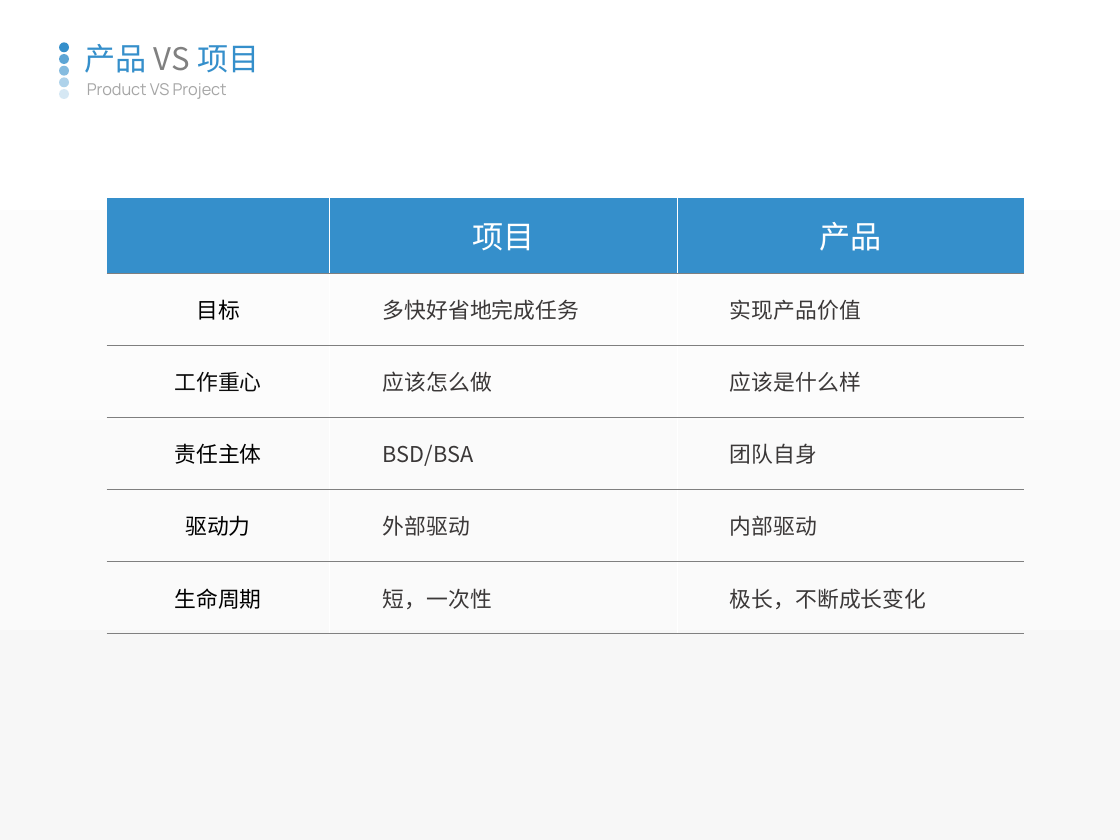
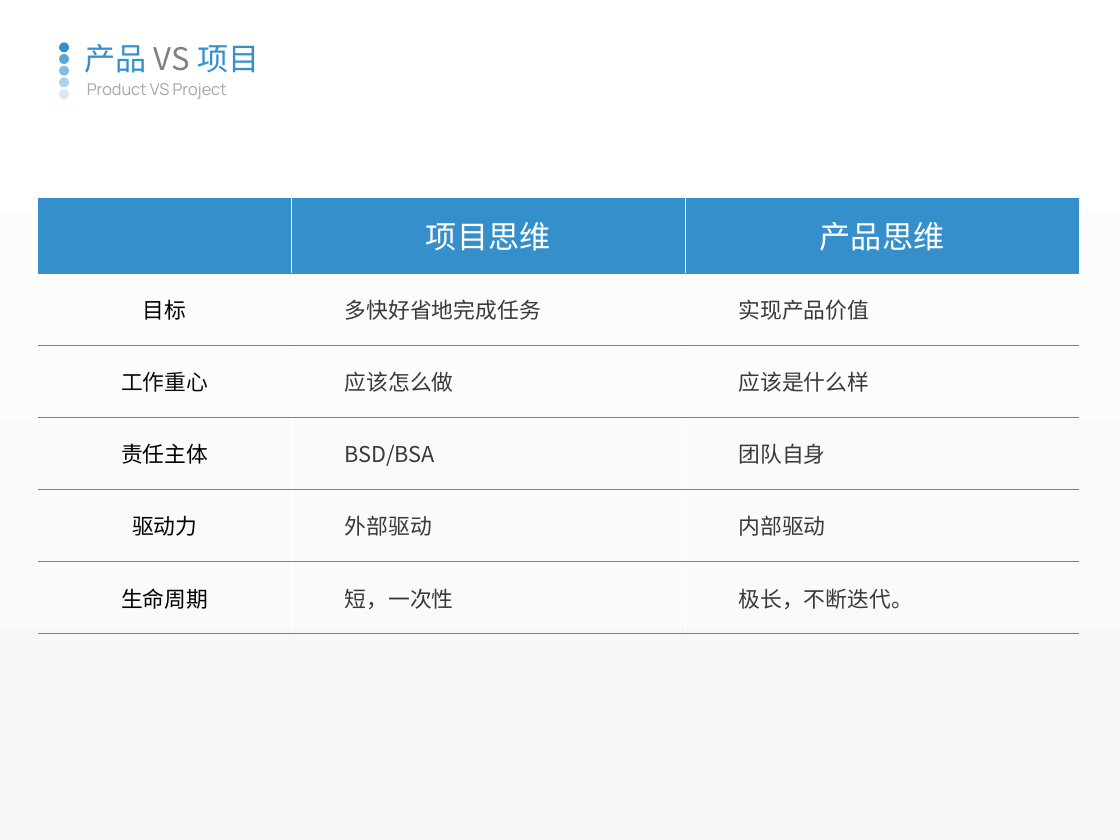
Before and after one commit to watermoonlx/presentation, a slide deck: slide 6 of 20190508-产品化/产品化.pptx. Drawn at 1120x840 pixels with LibreOffice and Linux fonts; fonts in the diff are those of the drawing. Boxes give left, top, right and bottom in pixels: in the first picture for what was removed or moved away, otherwise in the second. Text is boxed around its words. In the diff, an @@ line names an element or a change of style, - is before the commit and + after.

```diff
--- a/20190508-产品化/产品化.pptx
+++ b/20190508-产品化/产品化.pptx
@@ table at [38,198,1080,634] @@
-row 1, column 2: 项目
+row 1, column 2: 项目思维
-row 1, column 3: 产品
+row 1, column 3: 产品思维
-row 6, column 3: 极长，不断成长变化
+row 6, column 3: 极长，不断迭代。
@@ table: place and size @@
-table at [106,198,1024,634]
+table at [38,198,1080,634]
```
Also in this commit, not shown: 1 other file.
